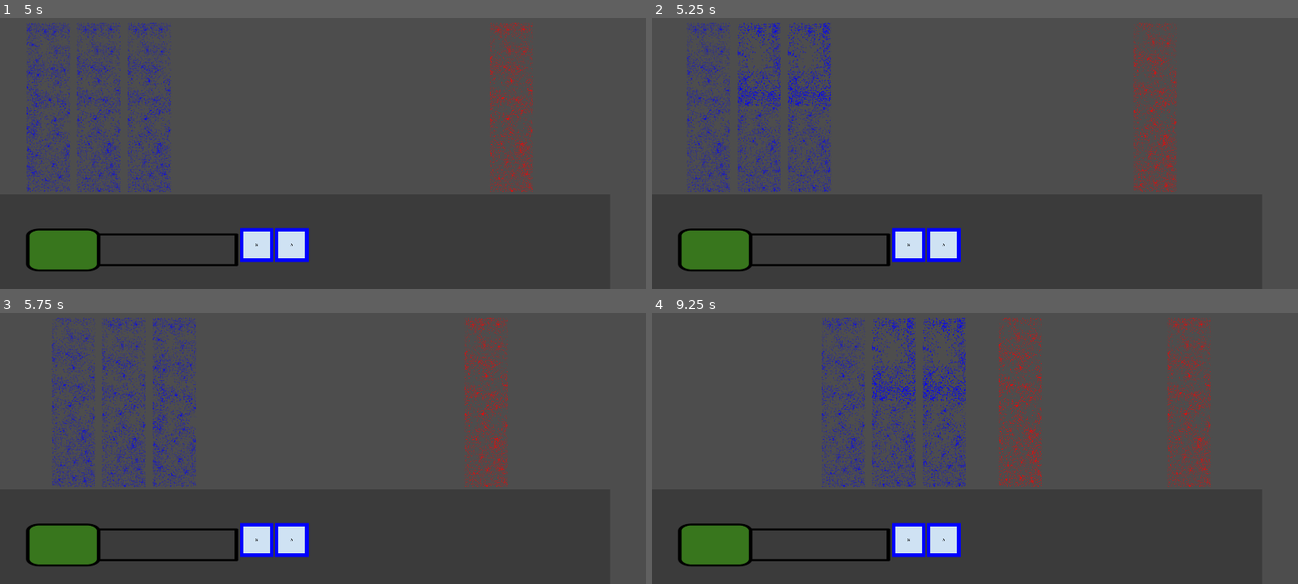
Above: before the commit, frames 1-4 (two rows, left to right).
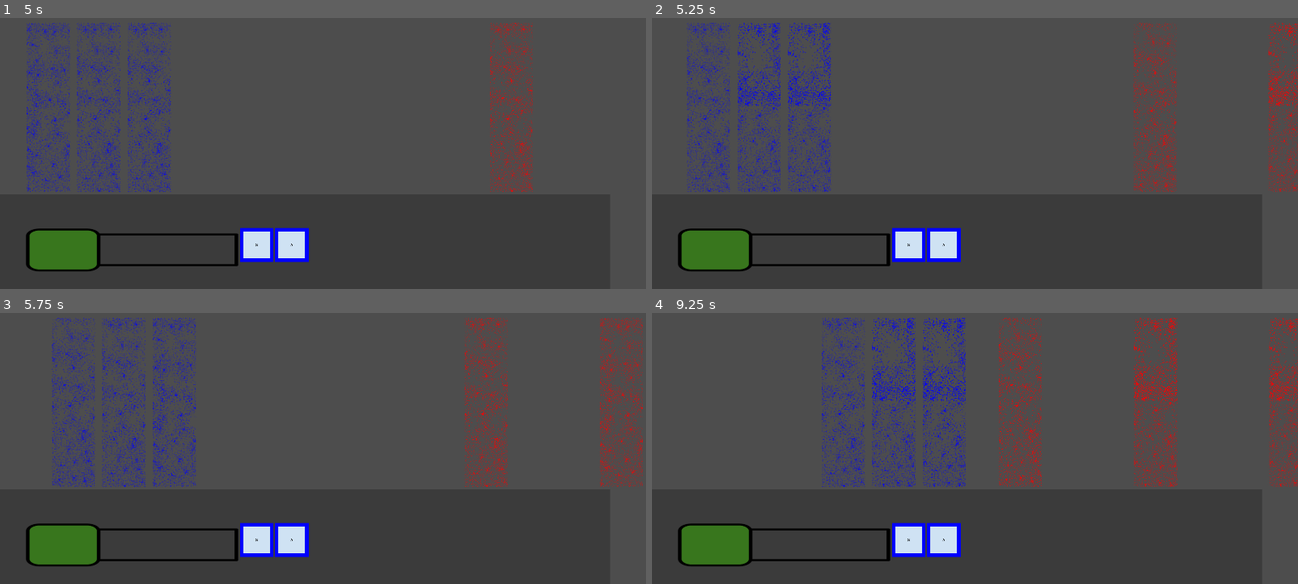
Above: after the commit, the same moments.

Repository: manufacturedba/ludumdare
Game: Godot game, scene res://Battlefield/playmat.tscn
The game is run twice, just before and just after one commit, with the same random seed, the same clock (stepped at 60 frames per second) and the same inputs.
Inputs (mouse positions are in pixels of both pictures, inside the frame that each line leads up to):
- Up to frame 1 (5 s): click (258, 245) at 0.5 s; click (290, 245) at 1.27 s; click (258, 245) at 2 s; click (290, 245) at 2.77 s; click (258, 245) at 3.5 s; click (290, 245) at 4.27 s
- Up to frame 2 (5.25 s): no input
- Up to frame 3 (5.75 s): no input
- Up to frame 4 (9.25 s): no input

Frame 1 is identical in both runs. In frame 2, 0.9% of the frame differs, in the area x 95-100%, y 1-65%; in frame 3, 1.3%; in frame 4, 3.1%, in the area x 74-100%, y 1-65%.
Error in both runs: Out of bounds get index '1' (on base: 'Dictionary') (res://Battlefield/player_unit_spawner.gd:18)

Commit message:
add enemy pattern support

Diff:
--- a/project/Battlefield/enemy_unit_spawner.gd
+++ b/project/Battlefield/enemy_unit_spawner.gd
@@ -2,6 +2,17 @@
 
 @onready var timer:Timer = $EnemyUnitSpawnTimer;
 const plSoldier = preload("res://Units/Soldier.tscn");
+
+const unitEnumPlMap = {
+	CONSTANTS.CLASS_ENUM.SOLDIER: plSoldier
+}
+
+var pattern: Array[CONSTANTS.CLASS_ENUM] = [CONSTANTS.CLASS_ENUM.SOLDIER];
+var patternIdx := 0;
+
+func with(_pattern: Array[CONSTANTS.CLASS_ENUM]):
+	pattern = _pattern;
+	return self;
 
 # Called when the node enters the scene tree for the first time.
 func _ready() -> void:
@@ -12,7 +23,12 @@
 	pass
 
 func _on_enemy_unit_spawn_timer_timeout() -> void:
-	var soldier: Area2D = plSoldier.instantiate().with(false);
-	soldier.global_position = global_position;
-	get_tree().current_scene.add_child(soldier);
-	timer.start(5);
+	patternIdx = patternIdx+1 % pattern.size();
+	var unitEnumVal = pattern[patternIdx];
+	spawnUnit(unitEnumVal);
+	timer.start(4);
+
+func spawnUnit(unitEnumVal: CONSTANTS.CLASS_ENUM):
+	var unit = unitEnumPlMap[unitEnumVal].instantiate().with(false);
+	unit.global_position = global_position;
+	get_tree().current_scene.add_child(unit);
